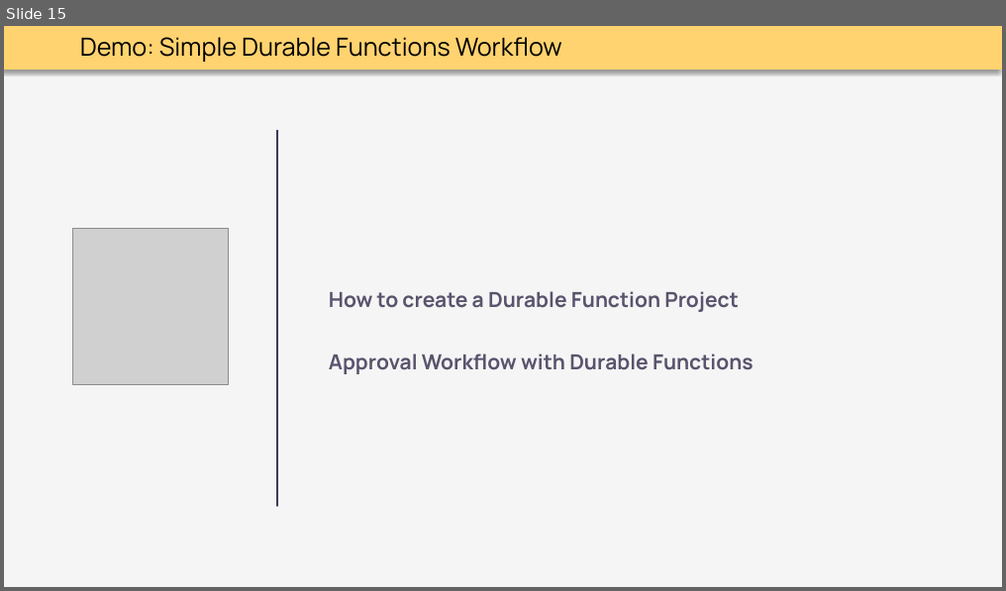
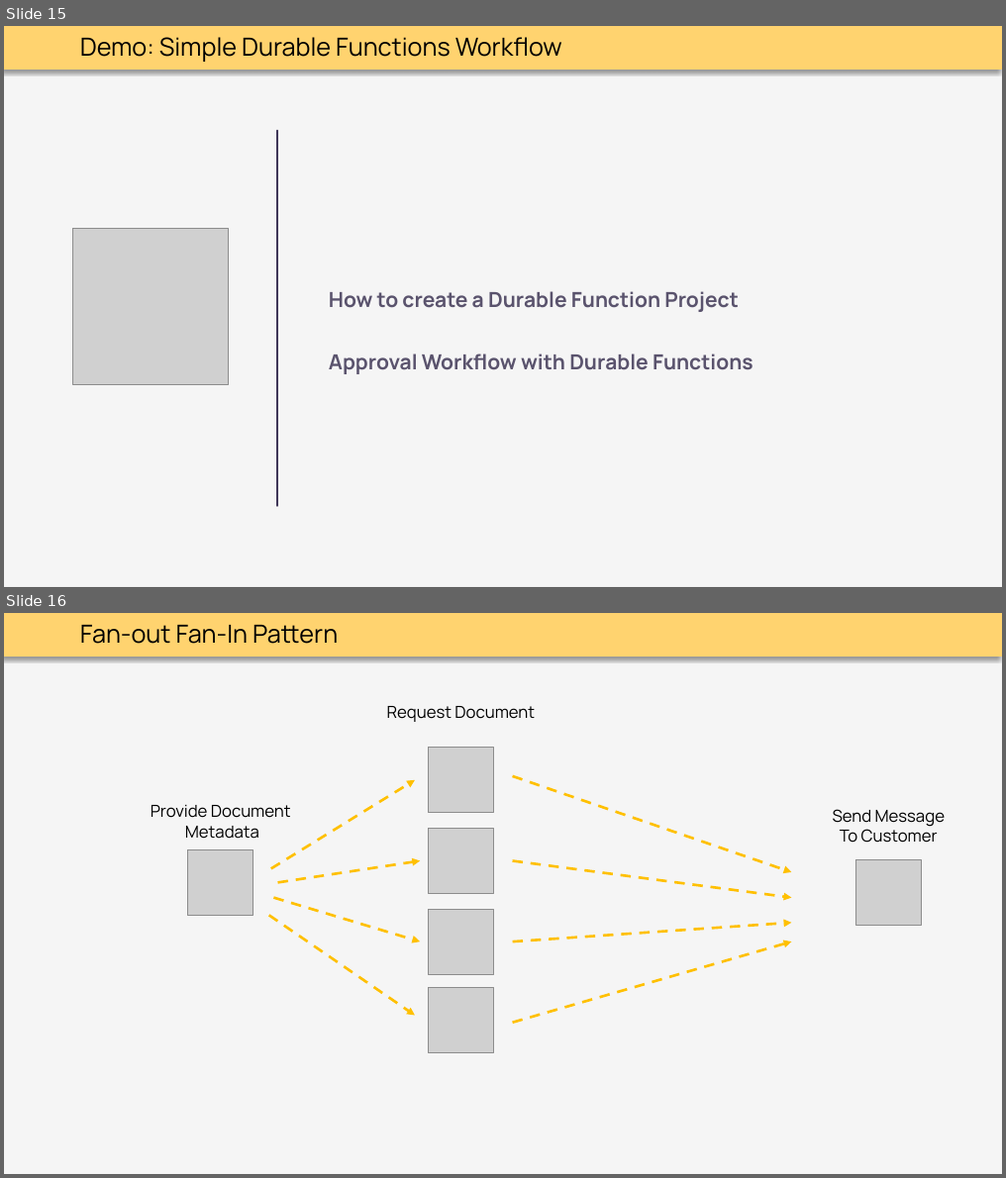
Before and after one commit to thoemmi/DurableFunctionsMeetupRosenheim, a slide deck: slides/Durable_Functions.pptx. Shown one above the other, each under a label of ours: slide 15 before the commit, slides 15 and 16 after it. The pictures are 1006x591 and 1006x1178 pixels, drawn with LibreOffice and Linux fonts; fonts in the diff are those of the drawing; grey boxes stand for pictures. Boxes give left, top, right and bottom in pixels: in the first picture for what was removed or moved away, otherwise in the second. Text is boxed around its words. In the diff, an @@ line names an element or a change of style, - is before the commit and + after.

```diff
--- a/slides/Durable_Functions.pptx
+++ b/slides/Durable_Functions.pptx
@@ slide 16 added at bbox=[4, 613, 1002, 1174], background #F5F5F5; not listed: 1 template element that a slide beside it also shows @@
@@ text added at bbox=[80, 625, 338, 644], 24 pt, text #000000 @@
+Fan-out Fan-In Pattern
@@ text added at bbox=[387, 706, 535, 722], 16 pt, text #000000 @@
+Request Document
@@ picture added at bbox=[429, 748, 494, 813] @@
@@ arrow added from (271, 869) to (415, 780), #FFC000 2.5 pt dashed @@
@@ arrow added from (512, 776) to (792, 872), #FFC000 2.5 pt dashed @@
@@ text added at bbox=[151, 805, 291, 839], 16 pt, text #000000 @@
+Provide Document
+Metadata
@@ text added at bbox=[833, 809, 944, 843], 16 pt, text #000000 @@
+Send Message
+To Customer
@@ picture added at bbox=[429, 829, 494, 894] @@
@@ picture added at bbox=[187, 851, 252, 916] @@
@@ arrow added from (278, 882) to (420, 861), #FFC000 2.5 pt dashed @@
@@ arrow added from (512, 861) to (792, 897), #FFC000 2.5 pt dashed @@
@@ picture added at bbox=[856, 861, 921, 925] @@
@@ arrow added from (273, 897) to (420, 942), #FFC000 2.5 pt dashed @@
@@ picture added at bbox=[429, 909, 494, 974] @@
@@ arrow added from (269, 916) to (415, 1016), #FFC000 2.5 pt dashed @@
@@ arrow added from (512, 942) to (792, 923), #FFC000 2.5 pt dashed @@
@@ arrow added from (512, 1023) to (792, 942), #FFC000 2.5 pt dashed @@
@@ picture added at bbox=[429, 987, 494, 1053] @@
```
Also in this commit, not shown: 5 other slides added, 2 slides removed.
